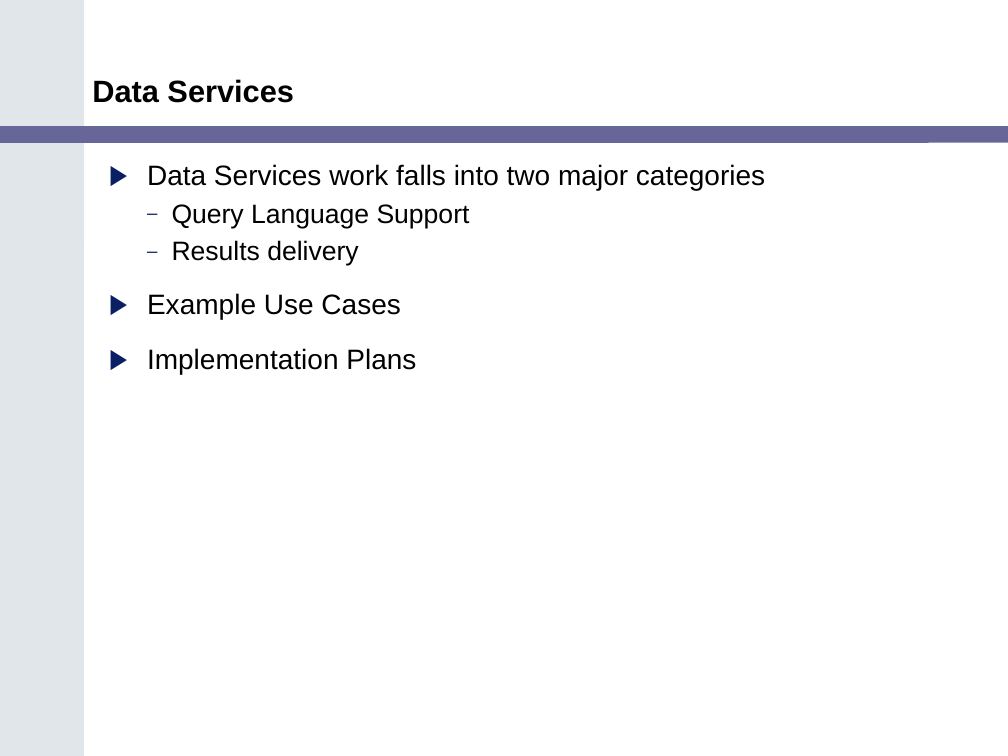
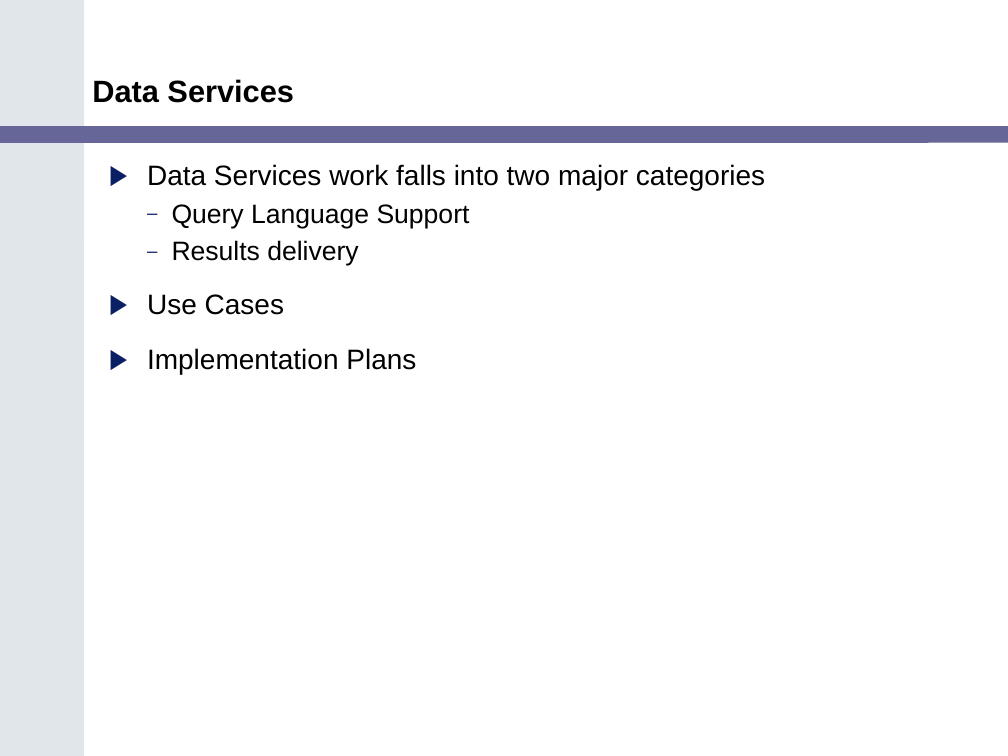
Before and after one commit to NCIP/cagrid-docs, a slide deck: slide 13 of presentations/200602_VCDE_ARCH/caGrid_Update_Arch_VCDE_Feb1.ppt. Drawn at 1008x756 pixels with LibreOffice and Linux fonts; fonts in the diff are those of the drawing; background and template pictures are left out. Boxes give left, top, right and bottom in pixels: in the first picture for what was removed or moved away, otherwise in the second. Text is boxed around its words. In the diff, an @@ line names an element or a change of style, - is before the commit and + after.

Commit message:
added bill's use cases

```diff
--- a/presentations/200602_VCDE_ARCH/caGrid_Update_Arch_VCDE_Feb1.ppt
+++ b/presentations/200602_VCDE_ARCH/caGrid_Update_Arch_VCDE_Feb1.ppt
@@ text at <box>147,294,284,315</box>: text changed @@
-▶ Example Use Cases
+▶ Use Cases
```
Also in this commit, not shown: 6 other slides changed, 1 slide added, 1 slide removed.
